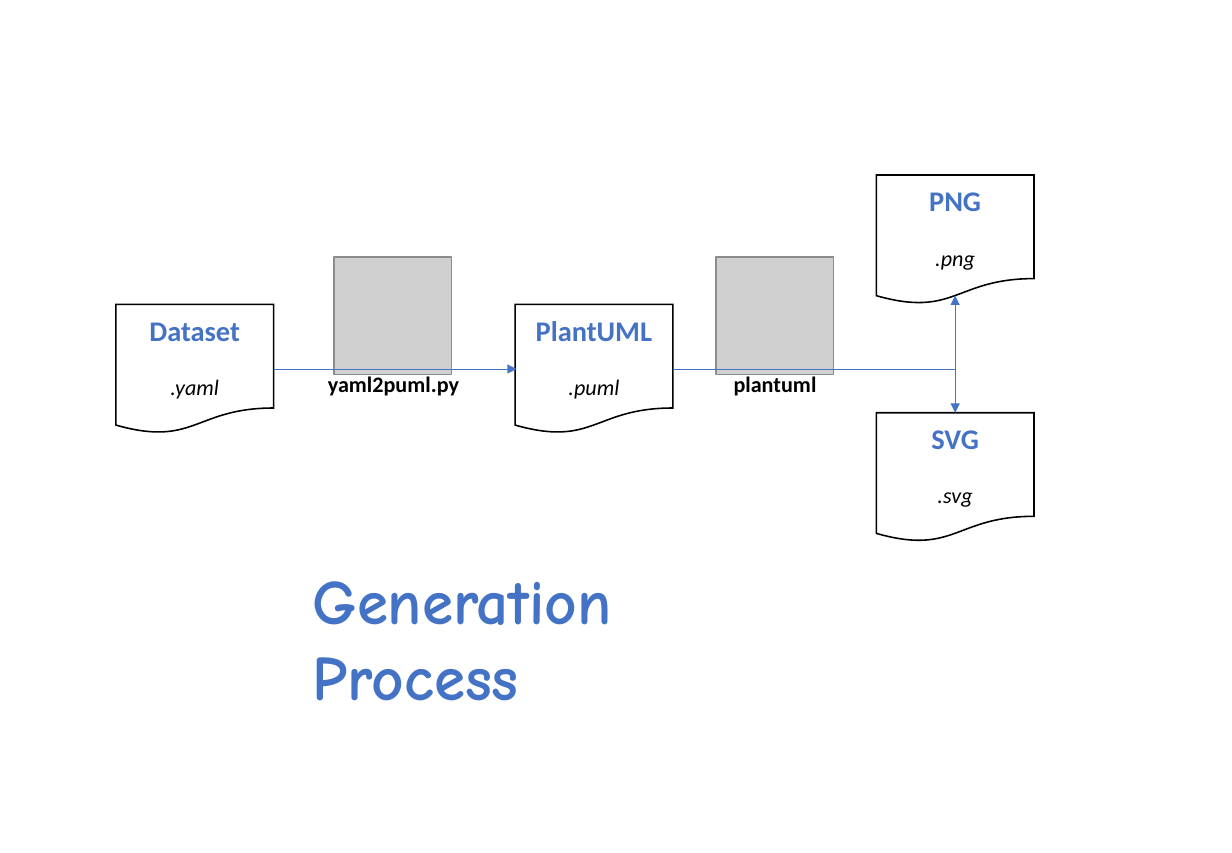
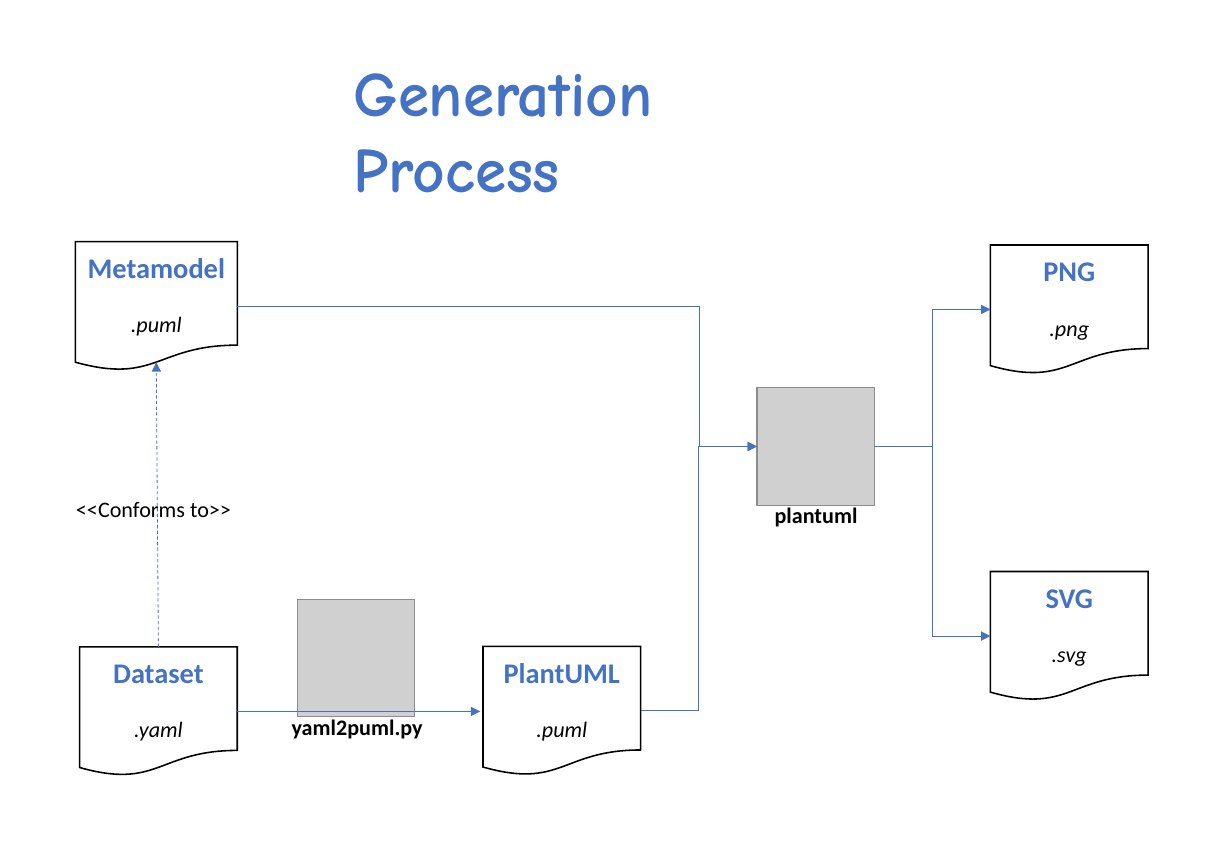
Before and after one commit to philippemerle/tosca-implementation-landscape, a slide deck: slide 1 of Generation Process.pptx. Drawn at 1232x853 pixels with LibreOffice and Linux fonts; fonts in the diff are those of the drawing; grey boxes stand for pictures. Boxes give left, top, right and bottom in pixels: in the first picture for what was removed or moved away, otherwise in the second. Text is boxed around its words. In the diff, an @@ line names an element or a change of style, - is before the commit and + after.

Commit message:
Documemented the metamodel of the TOSCA Implementation Landscape

```diff
--- a/Generation Process.pptx
+++ b/Generation Process.pptx
@@ text "Generation Process" moved from (x1=312, y1=581, x2=611, y2=701) to (x1=353, y1=73, x2=652, y2=193) @@
@@ flow chart document "PNG" moved from (x1=877, y1=175, x2=1035, y2=305) to (x1=991, y1=245, x2=1149, y2=374) @@
@@ elbow arrow removed from (673, 369) to (956, 296) @@
@@ elbow arrow moved from (673, 369) - (956, 413) to (875, 447) - (991, 309) @@
@@ picture moved from (x1=717, y1=257, x2=834, y2=374) to (x1=758, y1=388, x2=875, y2=505) @@
@@ group added at (x1=75, y1=241, x2=991, y2=711): 3 elbow arrows, 1 flow chart document, 1 arrow, 1 text @@
+Metamodel
+.puml
+<<Conforms to>>
@@ text "plantuml" moved from (x1=734, y1=374, x2=817, y2=396) to (x1=775, y1=505, x2=858, y2=527) @@
@@ flow chart document "SVG" moved from (x1=877, y1=413, x2=1035, y2=543) to (x1=991, y1=572, x2=1149, y2=702) @@
@@ flow chart document "Dataset" moved from (x1=116, y1=305, x2=274, y2=435) to (x1=80, y1=647, x2=238, y2=777) @@
@@ flow chart document "PlantUML" moved from (x1=515, y1=305, x2=673, y2=435) to (x1=483, y1=646, x2=642, y2=776) @@
@@ 1 picture, 1 text, 1 arrow moved together from (x1=274, y1=257, x2=516, y2=396) to (x1=238, y1=600, x2=480, y2=739) @@
```
Also in this commit, not shown: 6 other files.
